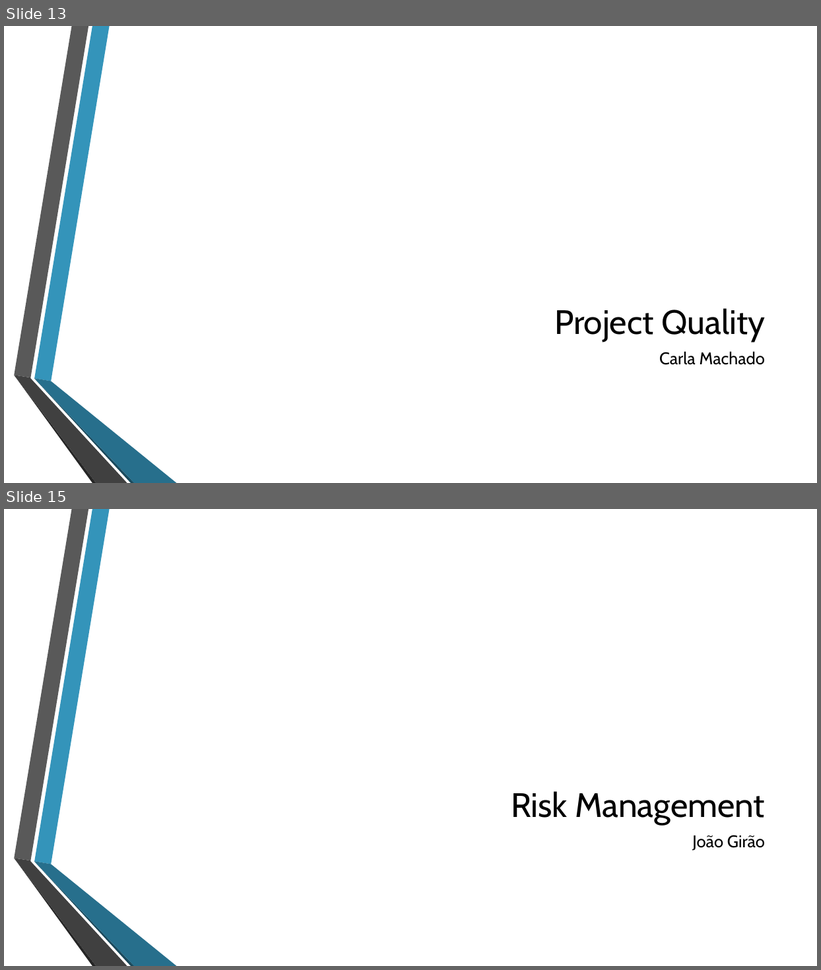
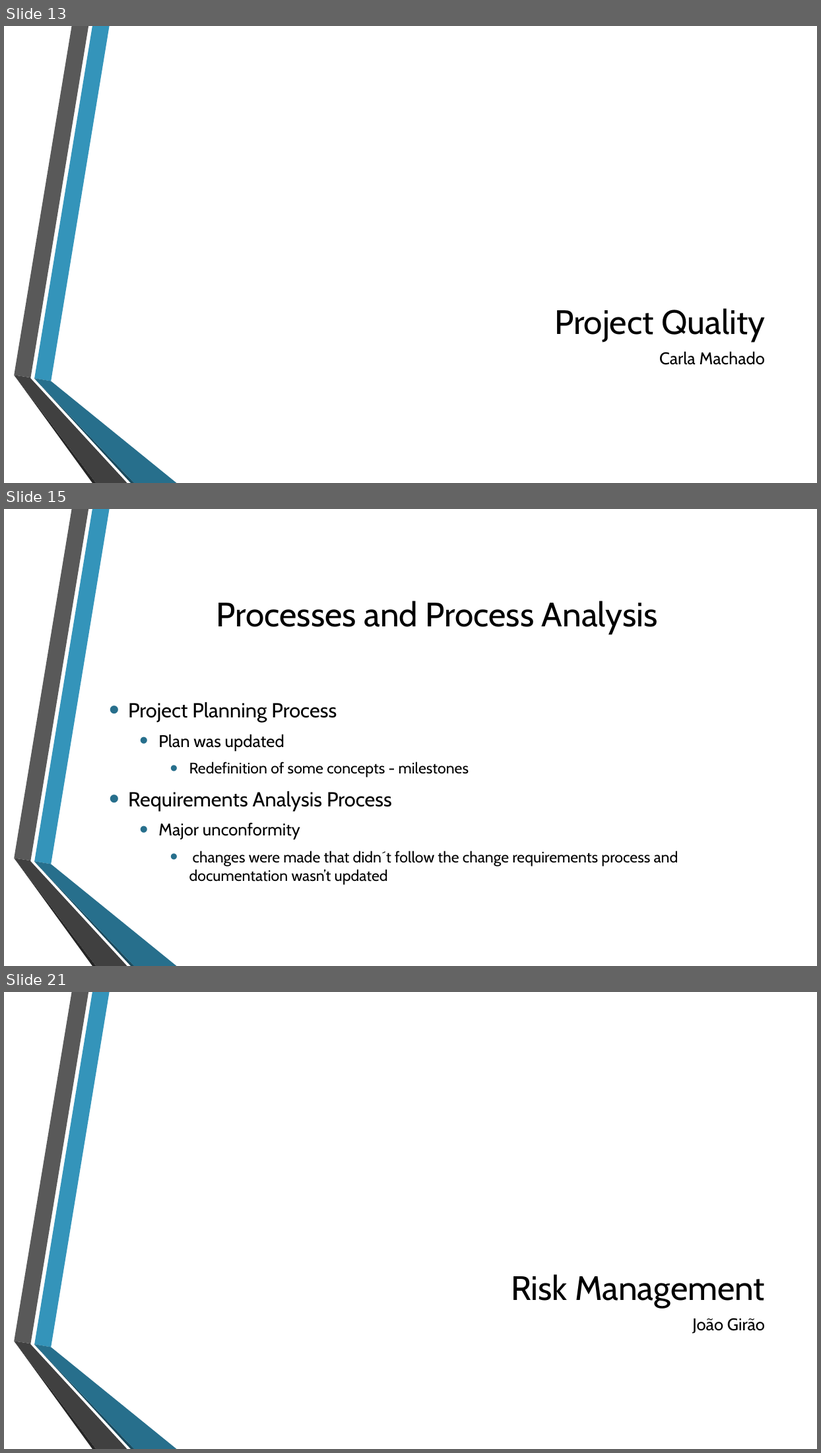
Before and after one commit to jmgirao/projetosoftware1213, a slide deck: Final Presentation/Presentation.pptx. Shown one above the other, each under a label of ours: slides 13 and 15 before the commit, slides 13, 15 and 21 after it; the slides between them are not shown. The pictures are 821x970 and 821x1453 pixels, drawn with LibreOffice and Linux fonts; fonts in the diff are those of the drawing; background and template pictures are left out. Boxes give left, top, right and bottom in pixels: in the first picture for what was removed or moved away, otherwise in the second. Text is boxed around its words. In the diff, an @@ line names an element or a change of style, - is before the commit and + after.

```diff
--- a/Final Presentation/Presentation.pptx
+++ b/Final Presentation/Presentation.pptx
@@ slide 15 added at bbox=[4, 509, 817, 966], background picture (left out); not listed: 6 template elements that a slide beside it also shows @@
@@ title added at bbox=[217, 601, 658, 634], 40 pt, text #000000 @@
+Processes and Process Analysis
@@ text added at bbox=[128, 702, 679, 885], 18 pt, text #000000 @@
+• Project Planning Process
+  • Plan was updated
+    • Redefinition of some concepts - milestones
+• Requirements Analysis Process
+  • Major unconformity
+    • changes were made that didn´t follow the change requirements process and documentation wasn’t updated
@@ what was slide 15 is now slide 21 @@
```
Also in this commit, not shown: 6 other slides added, 1 slide removed.
